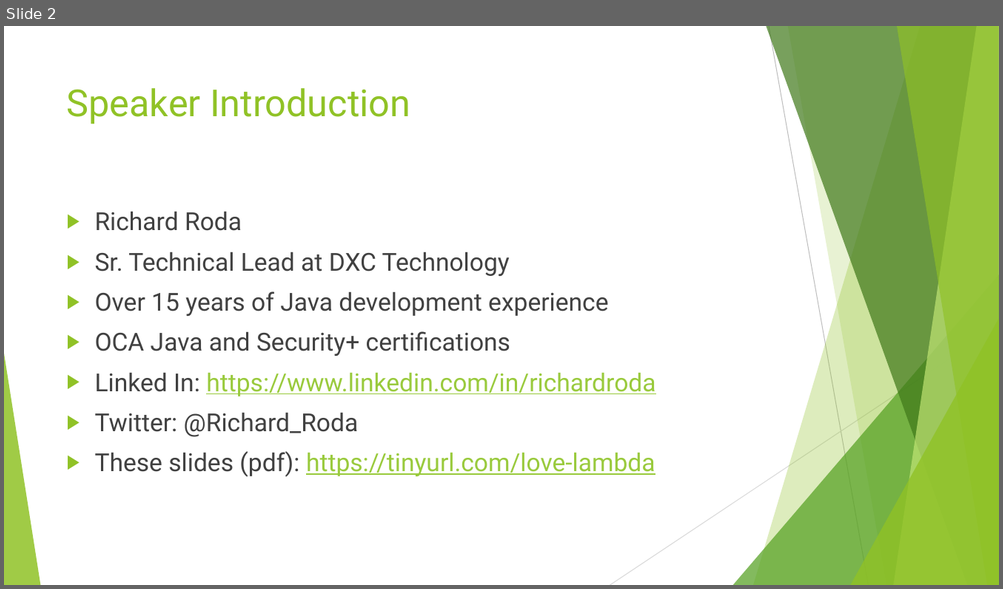
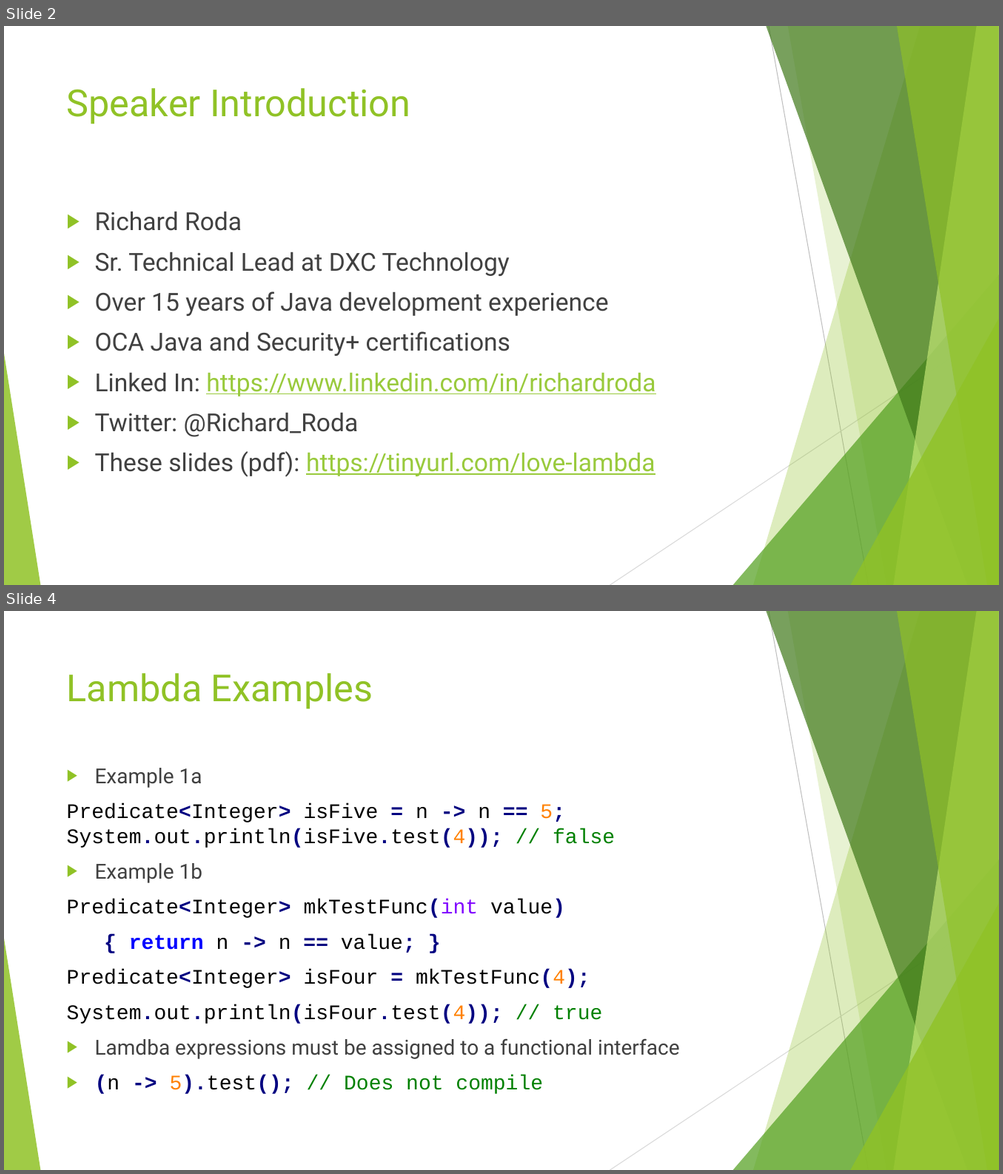
Before and after one commit to RichardRoda/2017-CodePaLOUsa-Lambda, a slide deck: Learning to Love the Lambda in the Stream.pptx. Shown one above the other, each under a label of ours: slide 2 before the commit, slides 2 and 4 after it; the slides between them are not shown. The pictures are 1003x589 and 1003x1174 pixels, drawn with LibreOffice and Linux fonts; fonts in the diff are those of the drawing. Boxes give left, top, right and bottom in pixels: in the first picture for what was removed or moved away, otherwise in the second. Text is boxed around its words. In the diff, an @@ line names an element or a change of style, - is before the commit and + after.

Commit message:
Complete discussion of Functional Interfaces (FIs).  Starting discussion of streams.

```diff
--- a/Learning to Love the Lambda in the Stream.pptx
+++ b/Learning to Love the Lambda in the Stream.pptx
@@ slide 4 added at (4,611,999,1170), background #FFFFFF; not listed: 10 template elements that a slide beside it also shows @@
@@ title added at (67,673,373,709), 36 pt, text #90C226 @@
+Lambda Examples
@@ text added at (67,768,679,1094), 20 pt, text #000000 @@
+▶ Example 1a
+Predicate<Integer> isFive = n -> n == 5; System.out.println(isFive.test(4)); // false
+▶ Example 1b
+Predicate<Integer> mkTestFunc(int value)
+{ return n -> n == value; }
+Predicate<Integer> isFour = mkTestFunc(4);
+System.out.println(isFour.test(4)); // true
+▶ Lamdba expressions must be assigned to a functional interface
+▶ (n -> 5).test(); // Does not compile
```
Also in this commit, not shown: 4 slides changed, 7 other slides added, 2 other files.
